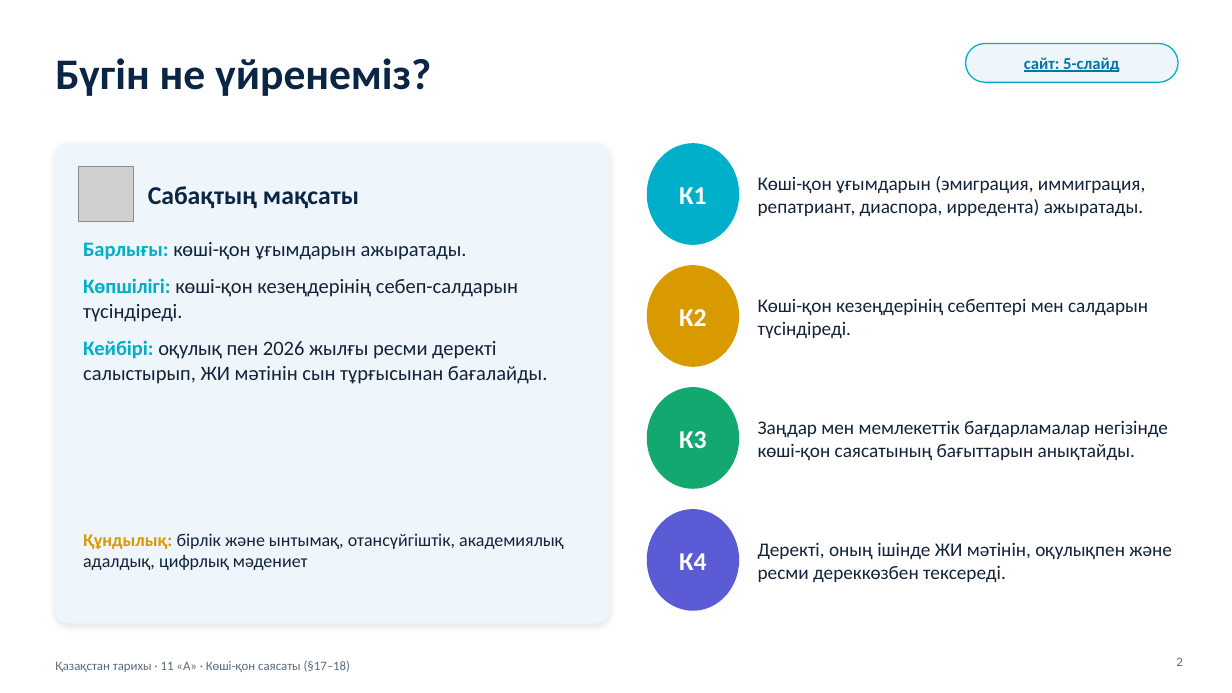
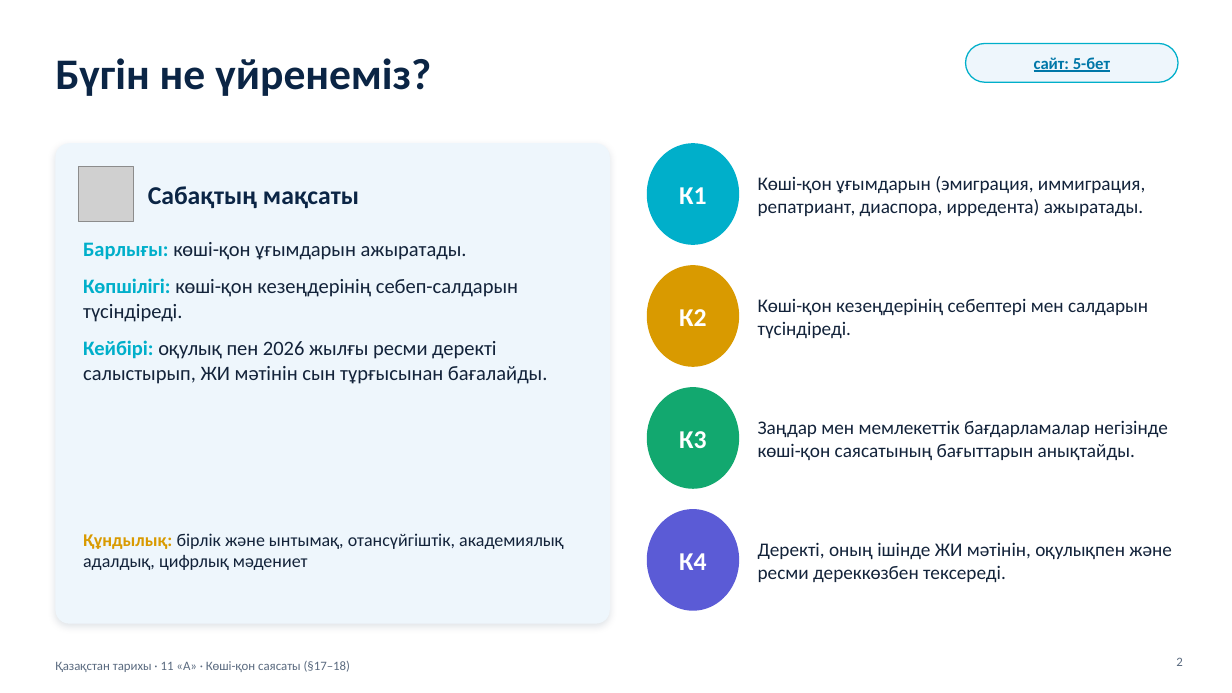
Before and after one commit to makpalkubantova-arch/koshkonkznatfrikh, a slide deck: slide 2 of materialdar/2-Prezentaciya-Koshi-qon-sayasaty.pptx. Drawn at 1232x693 pixels with LibreOffice and Linux fonts; fonts in the diff are those of the drawing; grey boxes stand for pictures. Boxes give left, top, right and bottom in pixels: in the first picture for what was removed or moved away, otherwise in the second. Text is boxed around its words. In the diff, an @@ line names an element or a change of style, - is before the commit and + after.

```diff
--- a/materialdar/2-Prezentaciya-Koshi-qon-sayasaty.pptx
+++ b/materialdar/2-Prezentaciya-Koshi-qon-sayasaty.pptx
@@ text in rounded rectangle at bbox=[1034, 57, 1110, 72]: text changed @@
-сайт: 5-слайд
+сайт: 5-бет
```
Also in this commit, not shown: 9 other slides changed, 3 slides added, 6 slides removed, 23 other files.
